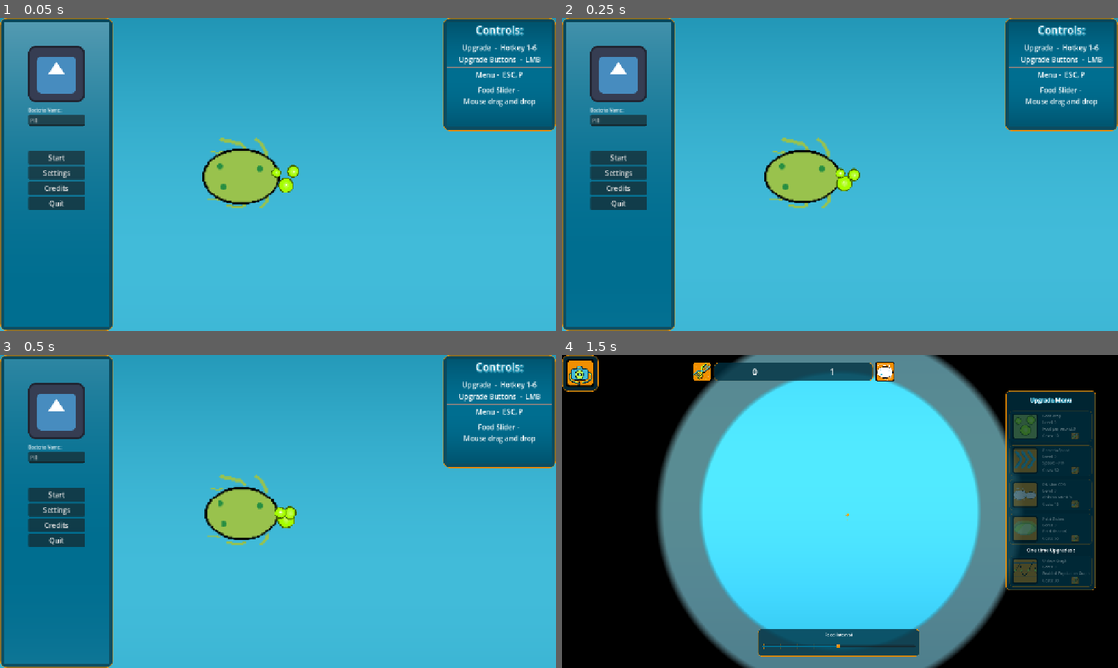
Above: before the commit, frames 1-4 (two rows, left to right).
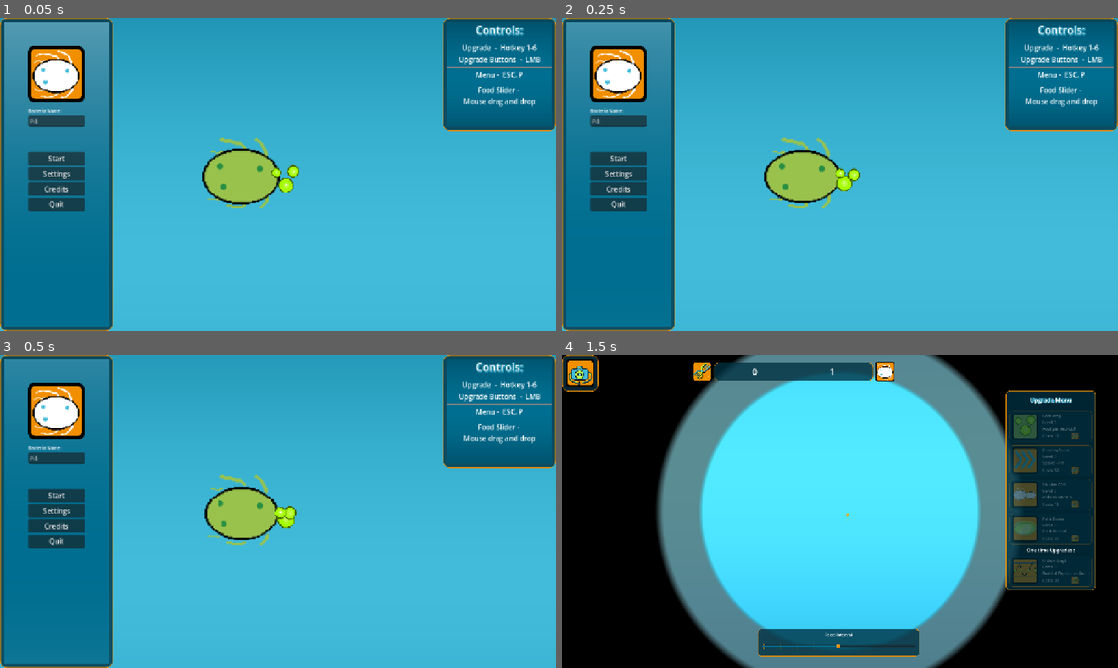
Above: after the commit, the same moments.

Repository: MisterIXI/chili-code-jam-4
Game: Godot game, scene res://entities/game/intro_scene.tscn
The game is run twice, just before and just after one commit, with the same random seed, the same clock (stepped at 60 frames per second) and the same inputs. The engine's default icon, where the game draws it, is replaced by a stand-in: a white triangle on a blue panel in a dark square.
Inputs (mouse positions are in pixels of both pictures, inside the frame that each line leads up to):
- Up to frame 1 (0.05 s): no input
- Up to frame 2 (0.25 s): no input
- Up to frame 3 (0.5 s): no input
- Up to frame 4 (1.5 s): click (617, 458) at 0.52 s; type "Alex" at 0.6 s; click "Start" at 1.25 s

The runs differ from the first frame. In frame 1, 2.4% of the frame differs, in the area x 5-16%, y 8-62%; in frame 2, 2.4%; in frame 3, 2.4%; in frame 4, nothing differs.

Commit message:
changed start image

Diff:
--- a/entities/ui/game_ui.tscn
+++ b/entities/ui/game_ui.tscn
@@ -2,7 +2,6 @@
 
 [ext_resource type="Script" uid="uid://dp7g88r0g5nme" path="res://entities/ui/game_ui.gd" id="1_7g2dv"]
 [ext_resource type="Script" uid="uid://443ttvxwvpsk" path="res://entities/ui/menu.gd" id="1_7wnj1"]
-[ext_resource type="Texture2D" uid="uid://04dxp6hclosk" path="res://icon.svg" id="1_uvj7p"]
 [ext_resource type="Material" uid="uid://i7r7rm4i8ve8" path="res://shaders/shader_material_background.tres" id="2_7g2dv"]
 [ext_resource type="Shader" uid="uid://cibke4huika2y" path="res://shaders/background_color_wave.gdshader" id="4_t6hpy"]
 [ext_resource type="Texture2D" uid="uid://b6aioio1nq4k8" path="res://textures/ui/currency_dna.png" id="6_6wbph"]
@@ -104,7 +103,8 @@
 
 [node name="Logo" type="TextureRect" parent="Menu/HBoxContainer/Button_Container/MarginContainer/VBoxContainer" unique_id=1517888432]
 layout_mode = 2
-texture = ExtResource("1_uvj7p")
+texture = ExtResource("10_8ai8l")
+expand_mode = 4
 
 [node name="HSeparator" type="HSeparator" parent="Menu/HBoxContainer/Button_Container/MarginContainer/VBoxContainer" unique_id=511826757]
 layout_mode = 2
